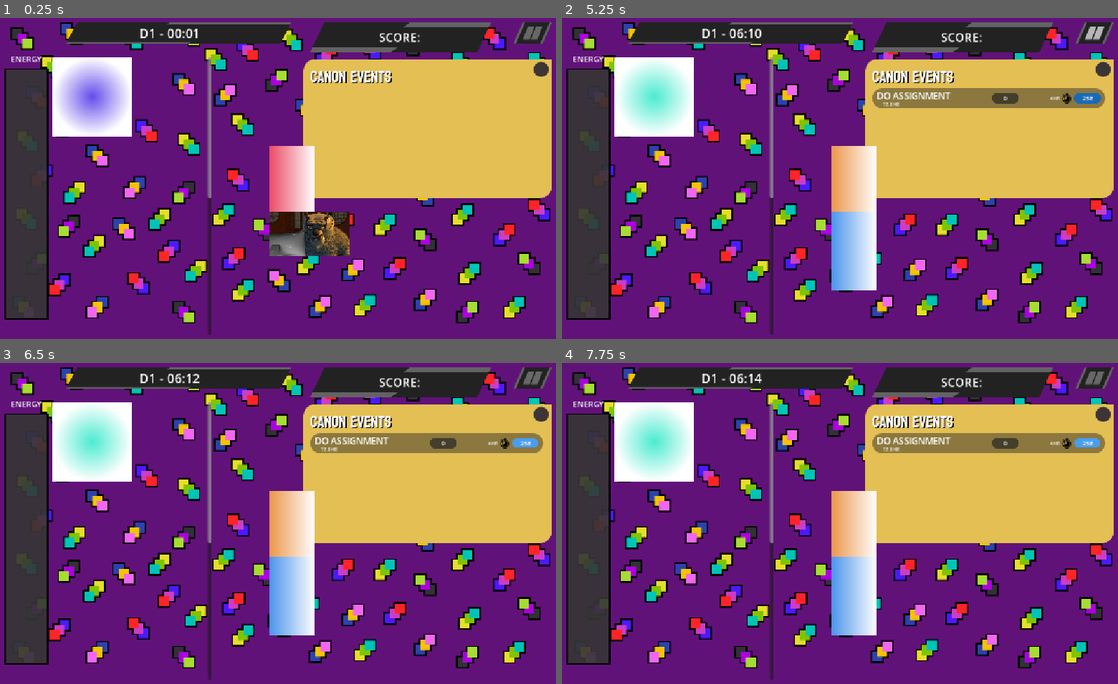
Above: before the commit, frames 1-4 (two rows, left to right).
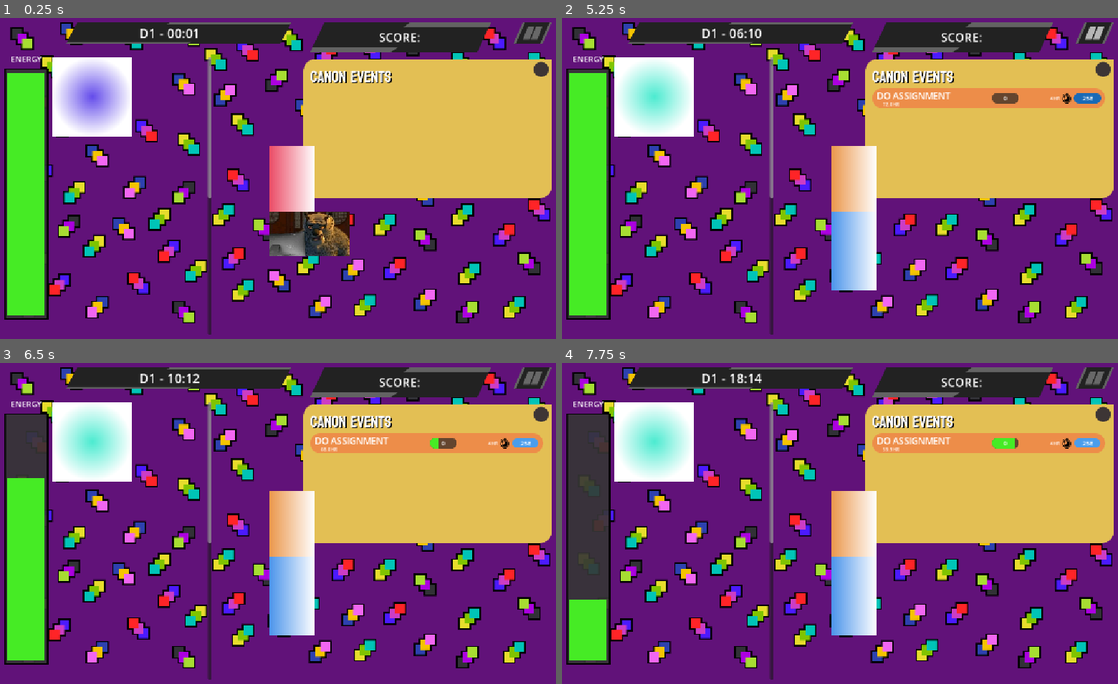
Above: after the commit, the same moments.

Repository: shi-reker/ScrollMaxxer
Game: Godot game, scene res://Scenes/main.tscn
The game is run twice, just before and just after one commit, with the same random seed, the same clock (stepped at 60 frames per second) and the same inputs. The engine's default icon, where the game draws it, is replaced by a stand-in: a white triangle on a blue panel in a dark square.
Inputs (mouse positions are in pixels of both pictures, inside the frame that each line leads up to):
- Up to frame 1 (0.25 s): no input
- Up to frame 2 (5.25 s): click (840, 146) at 0.5 s; click (840, 210) at 1.25 s; click (840, 146) at 2 s; click (840, 210) at 2.75 s; click (840, 146) at 3.5 s; click (840, 210) at 4.25 s; click (1095, 34) at 5 s
- Up to frame 3 (6.5 s): click "25e" at 5.75 s
- Up to frame 4 (7.75 s): click "25e" at 6.5 s; click "25e" at 7.25 s

The runs differ from the first frame. In frame 1, 5.1% of the frame differs, in the area x 1-8%, y 17-93%; in frame 2, 7.4%, in the area x 1-98%, y 17-93%; in frame 3, 6.2%; in frame 4, 3.7%.
Error in both runs: Invalid access to property or key '2' on a base object of type 'Dictionary'. (res://scripts/memes/meme_manager.gd:21)

Commit message:
bugfix

Diff:
--- a/scripts/main/main.gd
+++ b/scripts/main/main.gd
@@ -22,6 +22,9 @@
 @export var meme_manager: MemeManager
 @export var clock:Label
 @export var energyBar:EnergyBar
+
+func _ready() -> void:
+	energy = energy
 
 func _process(delta: float) -> void:
 	if clockCounter >= 0.5:
--- a/scripts/tasks/task_spawner.gd
+++ b/scripts/tasks/task_spawner.gd
@@ -72,7 +72,8 @@
 		count = 0
 
 func FillRequest():
-	give_resources.emit((game.hr*60)+game.min, game.energy)
+	give_resources.emit((game.hr*60)+game.min, game.energy, game.day)
+	print_debug(game.energy)
 
 func SetTime(minute, energy):
 	game.min += minute
--- a/scripts/tasks/tasks.gd
+++ b/scripts/tasks/tasks.gd
@@ -10,10 +10,10 @@
 var taskDetails:Task_base
 var taskCategory:Task_base.Category
 var taskType:Task_base.Tags
-var isInstant:bool = false
 var energy:int
 var time:int
 var startTime:int
+var currDay:int
 var startDay:int
 
 signal req_resources()
@@ -28,7 +28,7 @@
 func GetResources(t:int, e:int, d:int):
 	time = t
 	energy = e
-	startDay = d
+	currDay = d
 
 func Setup(task:String):
 	taskDetails = load(task)
@@ -38,13 +38,15 @@
 	if taskDetails.Len <= 60:
 		taskPDur.text = str(int(taskDetails.Len))+ "minutes"
 		taskPCost.text = "5e"
-		isInstant = true
+		texture = load("res://assets/UI/task bg short.png")
 	elif taskDetails.Len <= 240:
 		taskPDur.text = "2hr"
 		taskPCost.text = "15e"
+		texture = load("res://assets/UI/task bg medium.png")
 	else:
 		taskPDur.text = "4hr"
 		taskPCost.text = "25e"
+		texture = load("res://assets/UI/tasks bg long.png")
 
 	taskCategory = taskDetails.cat
 	taskType = taskDetails.tag
@@ -54,6 +56,7 @@
 	taskPNum.text = "0"
 	req_resources.emit()
 	startTime = time
+	startDay = currDay
 	#print_debug(startTime)
 	#print_debug(taskDetails.Due)
 	#print_debug((startTime+taskDetails.Due)/60)
@@ -97,7 +100,7 @@
 	var energyConsumed:int
 
 	if taskType == taskDetails.Tags.REST:
-
+		print_debug("rest")
 		match taskCategory:
 			taskDetails.Category.MEDIUM:
 				timeConsumed = 120
@@ -110,18 +113,24 @@
 				energyConsumed = -75
 				taskPBar.value += 100
 	else:
+		print_debug("not rest")
 		var consumption
 		match taskCategory:
 			taskDetails.Category.SHORT:
 				consumption = ResolveTaskShort()
+				print_debug("short")
 
 			taskDetails.Category.MEDIUM:
 				consumption = ResolveTaskMed()
+				print_debug("med")
 
 			taskDetails.Category.LONG:
 				consumption = ResolveTaskLong()
+				print_debug("long")
 
+		print_debug(energy)
 		if !consumption:
+			print_debug("fuck")
 			return
 		energyConsumed = consumption[0]
 		timeConsumed = consumption[1]
